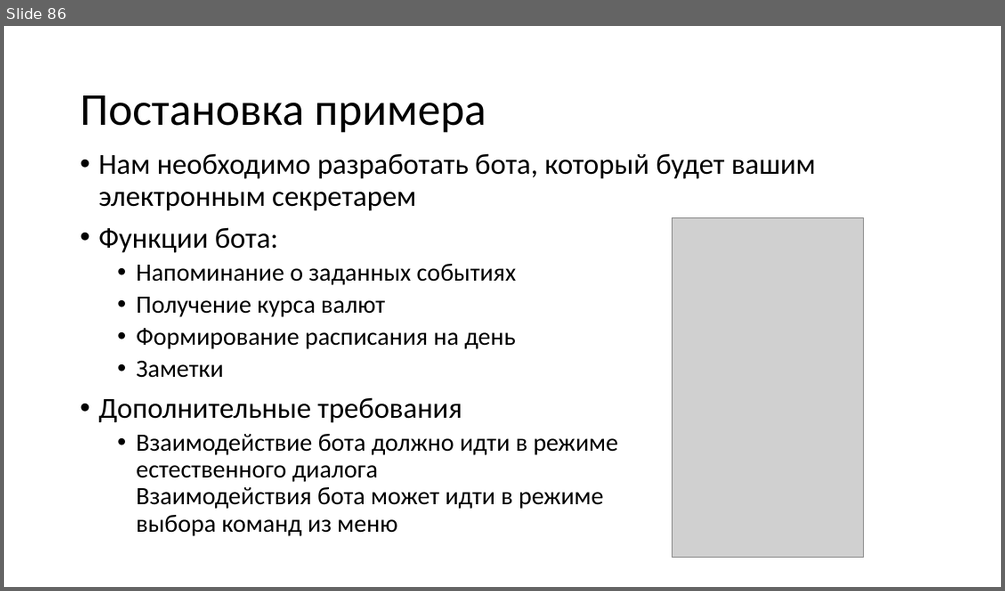
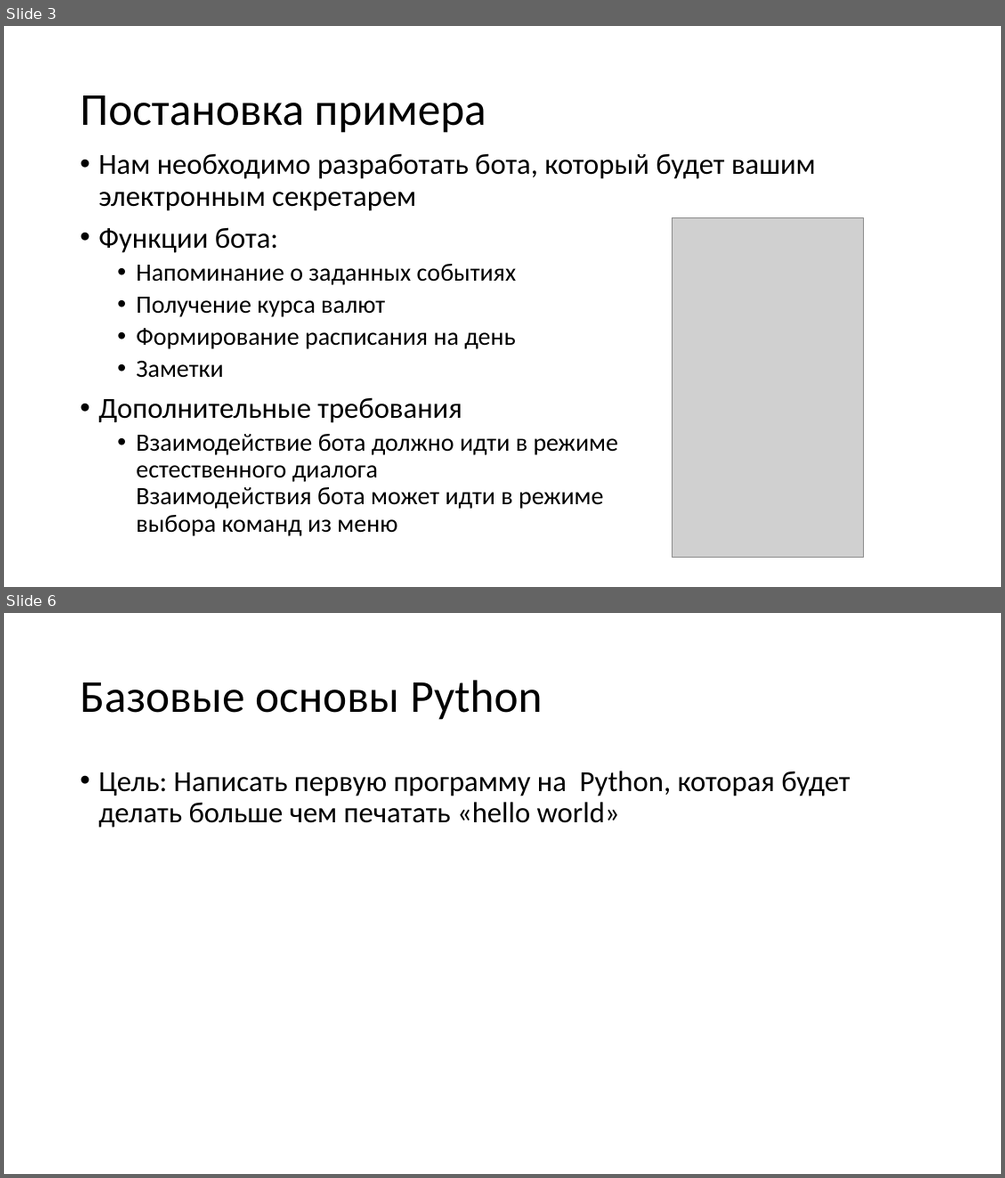
Before and after one commit to paveltsytovich/telegram-course, a slide deck: Presentation/Разработка ботов для телеграмм на Python.pptx. Shown one above the other, each under a label of ours: slide 86 before the commit, slides 3 and 6 after it; the slides between them are not shown. The pictures are 1005x591 and 1005x1178 pixels, drawn with LibreOffice and Linux fonts; fonts in the diff are those of the drawing; grey boxes stand for pictures. Boxes give left, top, right and bottom in pixels: in the first picture for what was removed or moved away, otherwise in the second. Text is boxed around its words. In the diff, an @@ line names an element or a change of style, - is before the commit and + after.

```diff
--- a/Presentation/Разработка ботов для телеграмм на Python.pptx
+++ b/Presentation/Разработка ботов для телеграмм на Python.pptx
@@ slide 6 added at (4,613,1001,1174), background #FFFFFF @@
@@ title added at (80,680,542,720), 44 pt, text #000000 @@
+Базовые основы Python
@@ text added at (98,771,850,827), 28 pt, text #000000 @@
+• Цель: Написать первую программу на Python, которая будет делать больше чем печатать «hello world»
@@ what was slide 86 is now slide 3 @@
```
Also in this commit, not shown: 2 slides changed, 1 other slide added.
